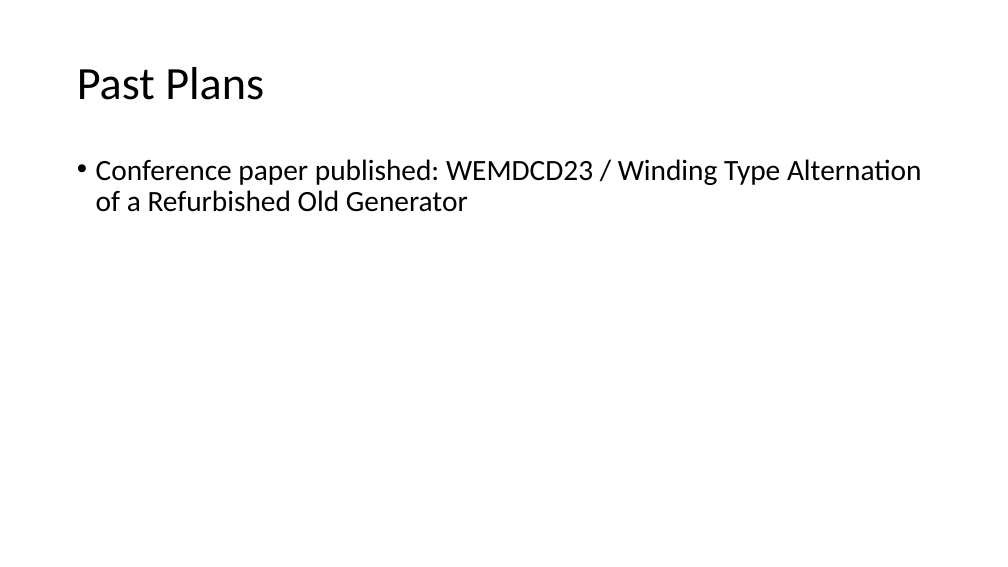
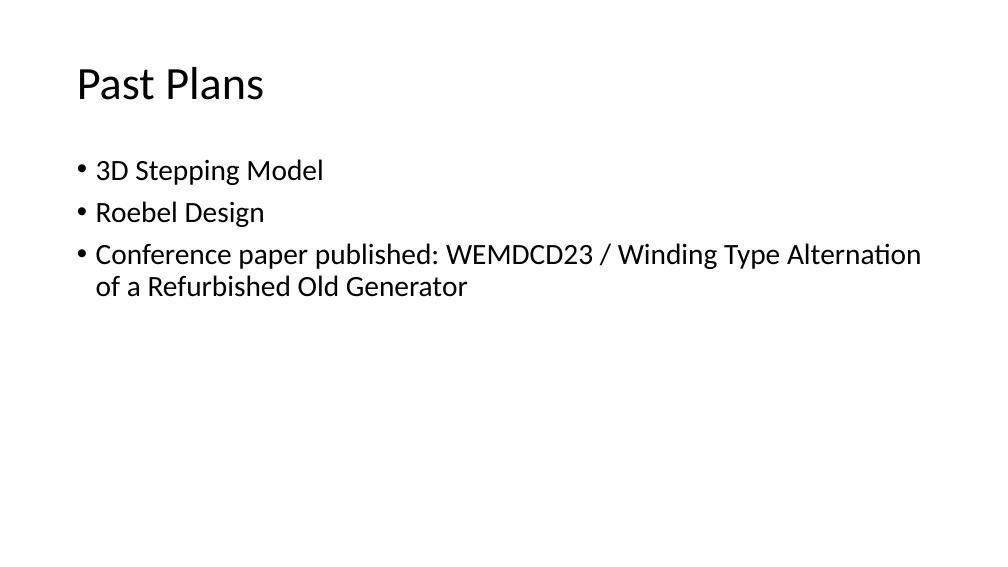
Before and after one commit to sametyakut/Studies, a slide deck: slide 20 of Presentations/Keysani_Sunum_Winding_Design_2023_03_08.pptx (slide 19 before the commit). Drawn at 1008x567 pixels with LibreOffice and Linux fonts; fonts in the diff are those of the drawing. Boxes give left, top, right and bottom in pixels: in the first picture for what was removed or moved away, otherwise in the second. Text is boxed around its words. In the diff, an @@ line names an element or a change of style, - is before the commit and + after.

```diff
--- a/Presentations/Keysani_Sunum_Winding_Design_2023_03_08.pptx
+++ b/Presentations/Keysani_Sunum_Winding_Design_2023_03_08.pptx
@@ text at box(96, 159, 323, 227): paragraphs added @@
+• 3D Stepping Model
+• Roebel Design
```
Also in this commit, not shown: 2 other slides changed, 1 slide added.
